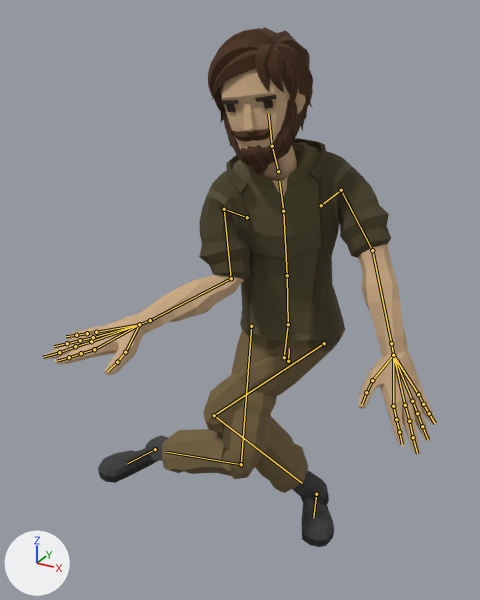
What one commit did to the glTF model app/src/main/assets/characters/Adventurer.gltf.
Camera for both pictures: a 50 mm lens placed at (0.779, -1.813, 1.57), pointed at (-0.018, -0.362, 0.845). The axes (+X, +Y, +Z) are drawn at lower left. The lights are the same throughout. The older version comes first. Both versions are drawn at frame 5 of the action 'Throw_FH'; the numbers are the values there. The bones that change, and the others that lie on the model, are drawn over the model as lines.

Objects in the first picture: 'Adventurer_Body', 'Adventurer_Feet', 'Adventurer_Head', 'Adventurer_Legs'.
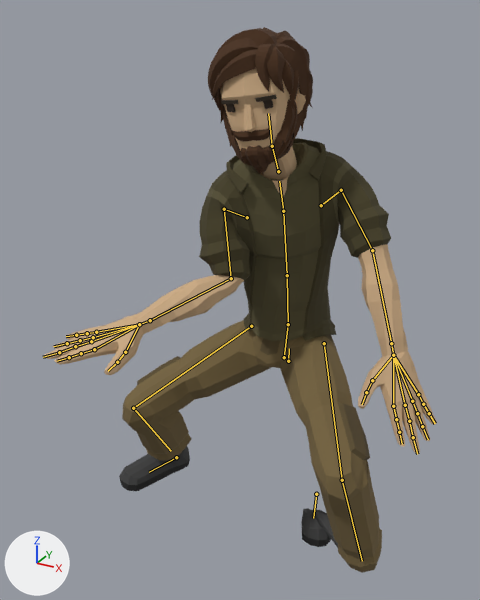
Location of each change, [x1, y1, x2, y2] in pixels of the pictures (480 x 600 px):
'Adventurer_Body', posed: [43, 138, 437, 454] in both
'Adventurer_Legs', posed: before [162, 328, 346, 493]; after [122, 320, 382, 573]
'Adventurer_Feet', posed: before [98, 435, 334, 547]; after [119, 446, 338, 548]
bone 'UpperLeg.L', root to tip: before (324, 343) to (214, 415); after (324, 343) to (342, 480)
bone 'LowerLeg.L', root to tip: before (214, 415) to (302, 483); after (342, 480) to (362, 561)
bone 'UpperLeg.R', root to tip: before (251, 326) to (241, 464); after (251, 326) to (133, 408)
bone 'LowerLeg.R', root to tip: before (241, 464) to (166, 452); after (133, 408) to (171, 451)
bone 'Foot.R', root to tip: before (155, 449) to (127, 463); after (176, 457) to (149, 472)

What the commit changed:
Bone 'UpperLeg.L' (bone_upperleg_l) turns from (46, -3, 14) to (-28, 13, 50) degrees about its own x, y and z.
Bone 'LowerLeg.L' (bone_lowerleg_l) turns from (73, 48, -18) to (73, -11, 14) degrees about its own x, y and z.
Bone 'UpperLeg.R' (bone_upperleg_r) turns from (7, -24, -17) to (-34, -14, -42) degrees about its own x, y and z.
Bone 'LowerLeg.R' (bone_lowerleg_r) turns from (68, -41, 9) to (80, 7, -8) degrees about its own x, y and z.
Bone 'Foot.R' (bone_foot_r) moves from (-0.36, 0.112, -0.044) to (-0.265, 0.112, -0.044).
